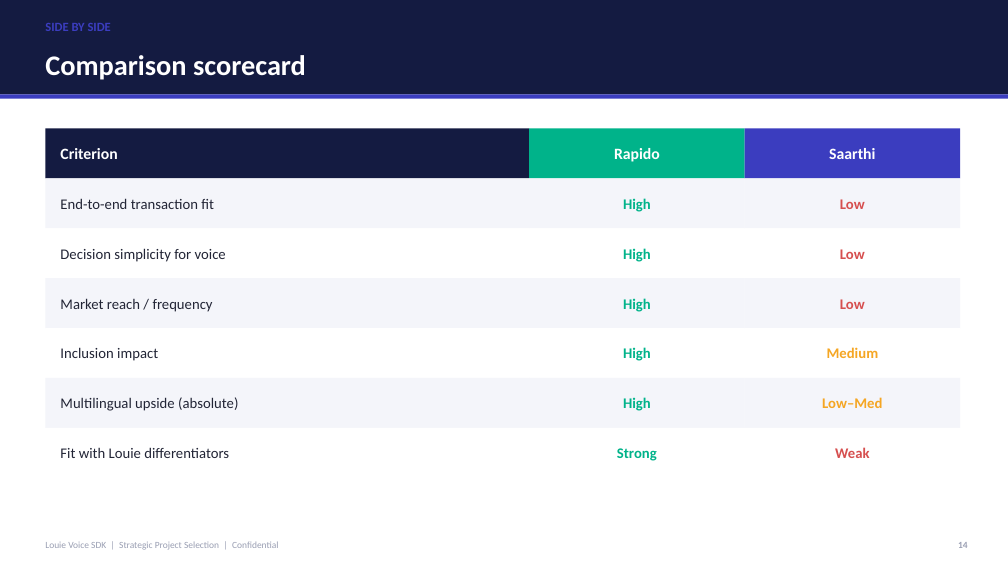
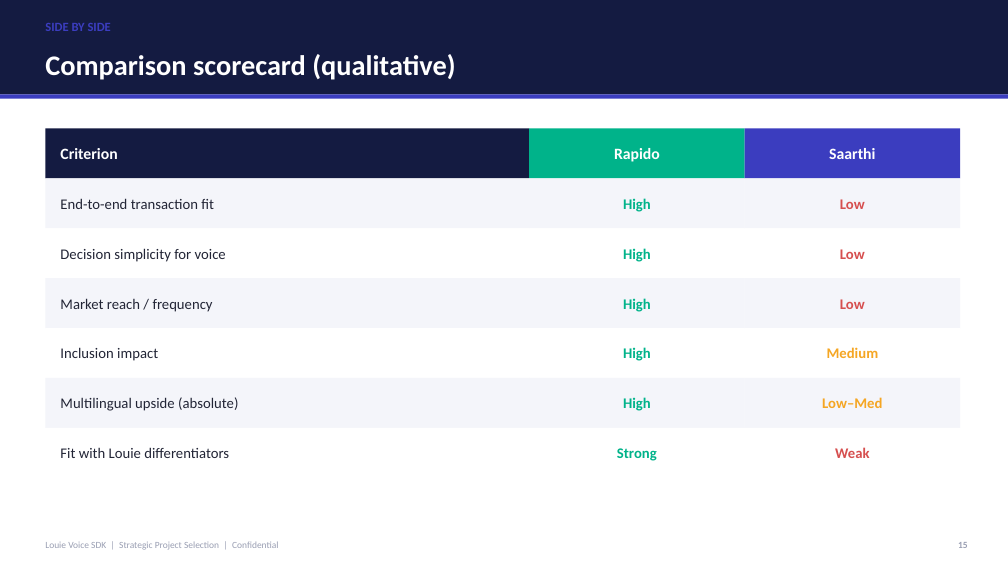
Before and after one commit to deekshanshvardhan/timeseries, a slide deck: slide 15 of Louie Voice SDK Recommendation/Louie_Voice_SDK_Rapido_vs_Saarthi.pptx (slide 14 before the commit). Drawn at 1008x567 pixels with LibreOffice and Linux fonts; fonts in the diff are those of the drawing. Boxes give left, top, right and bottom in pixels: in the first picture for what was removed or moved away, otherwise in the second. Text is boxed around its words. In the diff, an @@ line names an element or a change of style, - is before the commit and + after.

```diff
--- a/Louie Voice SDK Recommendation/Louie_Voice_SDK_Rapido_vs_Saarthi.pptx
+++ b/Louie Voice SDK Recommendation/Louie_Voice_SDK_Rapido_vs_Saarthi.pptx
@@ text at (45, 54, 455, 80): text changed @@
-Comparison scorecard
+Comparison scorecard (qualitative)
```
Also in this commit, not shown: 4 other slides changed, 4 slides added, 1 other file.
